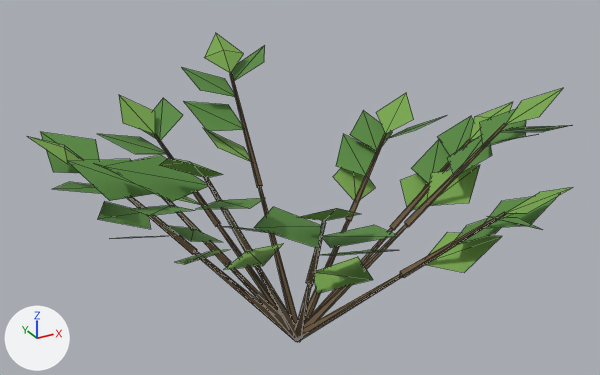
The glTF model assets/environment_overhaul/shrub_lod1.gltf as it was, and as the next commit left it.
Both versions are drawn from a 50 mm lens placed at (-0.777, -1.417, 1.073), pointed at (0.009, 0.012, 0.358). Lighting does not change. The marker at lower left points along +X, +Y and +Z. The first picture is the older version. Mesh edges are drawn as thin lines. Vertices at exactly the same position are counted once.

The first picture shows 'shrub_original_lod1'.
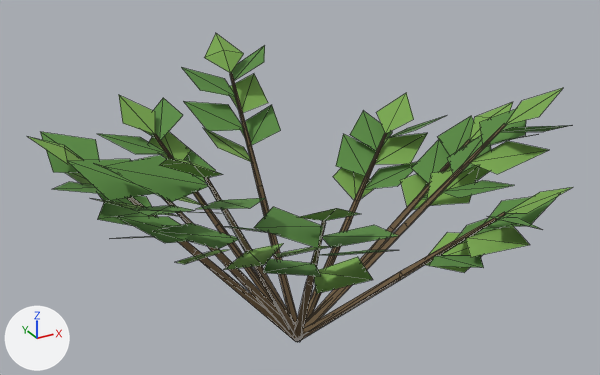
Changed parts and their boxes [x1, y1, x2, y2] in the pictures (600 x 375 px):
part 1 of me_shrub_original_lod1, built on
    before: [194, 133, 408, 342]
    after: [66, 74, 549, 342]

The change, as a list of edits to the scene's bpy script:
```text
Change me_shrub_original_lod1:
    used by ob_shrub_original_lod1; location = (0.0, 0.0, 0.0)
    remove me_shrub_original_lod1.from_pydata(...)  # 332 vertices, 299 faces; spans x -0.525..0.525, y -0.525..0.525, z 0.0..0.65
    add me_shrub_original_lod1.from_pydata(...)  # 385 vertices, 348 faces; spans x -0.525..0.525, y -0.525..0.525, z 0.0..0.65
    me_shrub_original_lod1 part 1
    33 vertices are removed from x -0.239..0.222, y -0.224..0.219, z 0.201..0.322
    75 faces are deleted
    86 vertices are added at x -0.467..0.473, y -0.484..0.467, z 0.198..0.537
    124 new faces join them
```
